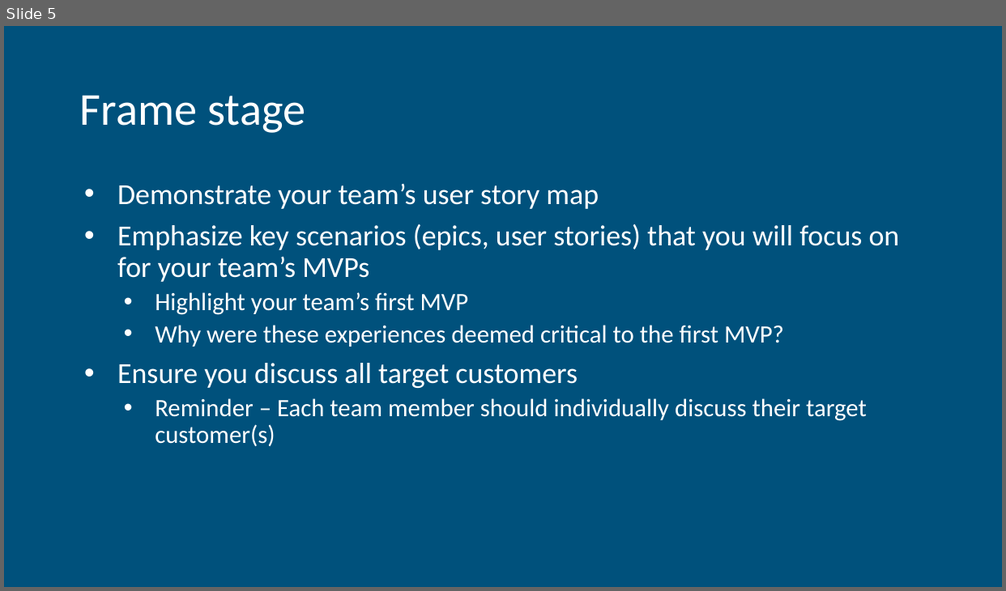
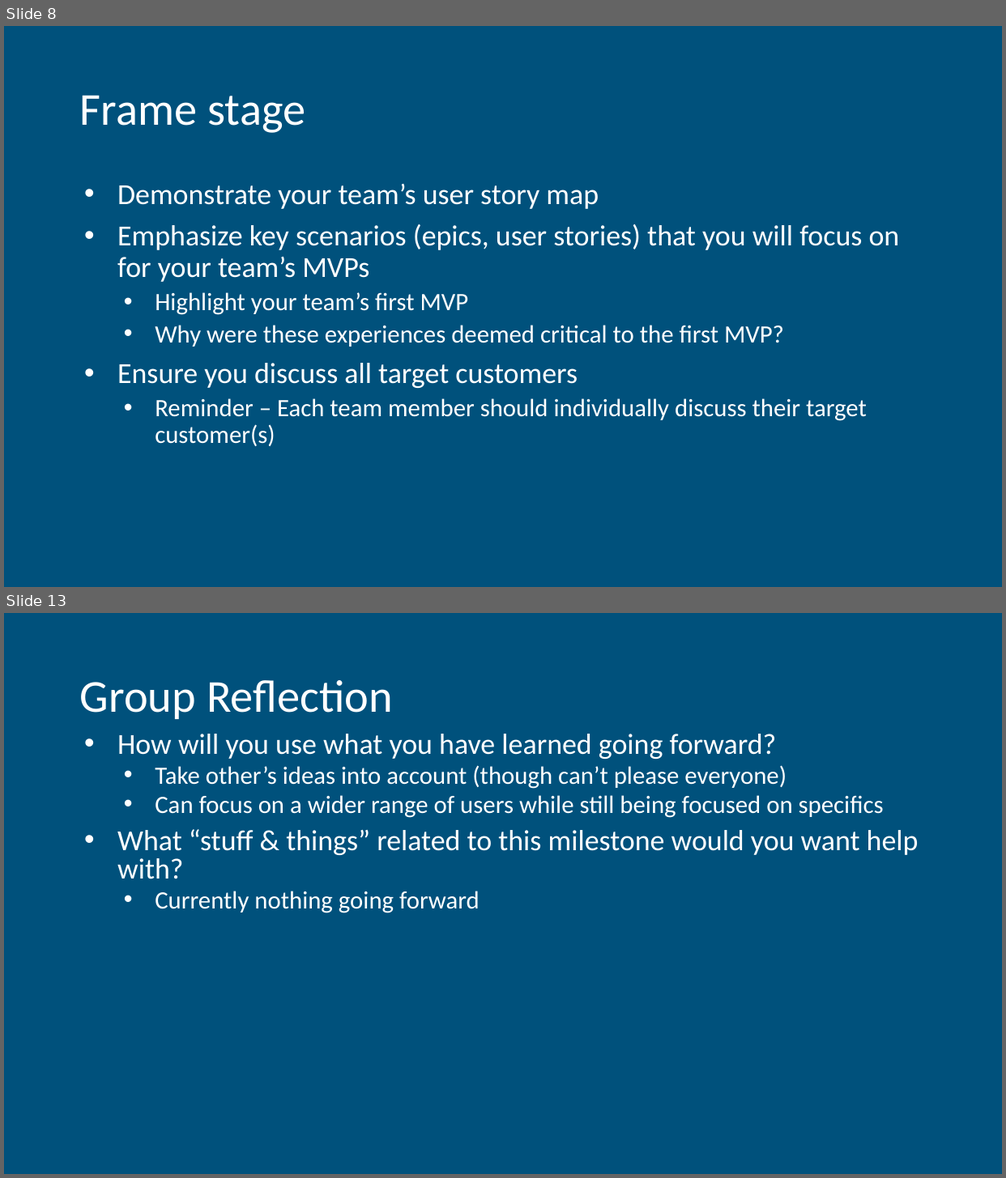
Before and after one commit to EvanGeissler/ENSE-471-UI-Project-CodeBreakers, a slide deck: Milestone 1/Milestone 1 Report Out.pptx. Shown one above the other, each under a label of ours: slide 5 before the commit, slides 8 and 13 after it; the slides between them are not shown. The pictures are 1006x591 and 1006x1178 pixels, drawn with LibreOffice and Linux fonts; fonts in the diff are those of the drawing. Boxes give left, top, right and bottom in pixels: in the first picture for what was removed or moved away, otherwise in the second. Text is boxed around its words. In the diff, an @@ line names an element or a change of style, - is before the commit and + after.

Commit message:
Milestone 1 Report Out Added

```diff
--- a/Milestone 1/Milestone 1 Report Out.pptx
+++ b/Milestone 1/Milestone 1 Report Out.pptx
@@ slide 13 added at [4,613,1002,1174], background #00517C @@
@@ title added at [80,680,393,719], 44 pt, text #FFFFFF @@
+Group Reflection
@@ text added at [117,734,918,914], 24 pt, text #FFFFFF @@
+• How will you use what you have learned going forward?
+  • Take other’s ideas into account (though can’t please everyone)
+  • Can focus on a wider range of users while still being focused on specifics
+• What “stuff & things” related to this milestone would you want help with?
+  • Currently nothing going forward
@@ what was slide 5 is now slide 8 @@
```
Also in this commit, not shown: 2 slides changed, 7 other slides added, 3 slides removed, 1 other file.
